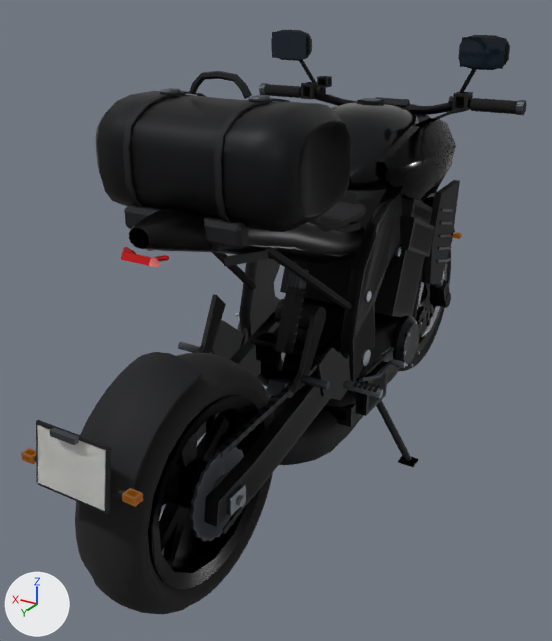
One commit to the glTF model assets/bikes/detail/bike07_mt09_black.glb: the scene before it, then after it.
One viewpoint serves both versions: a camera (50 mm lens) standing at (-0.94, 1.87, 1.34) and looking at (0.09, 0.15, 0.48). The lights are fixed; the arrows at lower left show +X, +Y and +Z. The picture after the commit comes second. Where no turn or scale is listed for an object, it has been applied to the vertices. Vertices at exactly the same position are counted once.

Objects in the first picture: 'body', 'body.001', 'handlebar.001', 'luggage', 'luggage.001', 'wheel_rear', 'wheel_rear.001' and 9 more.
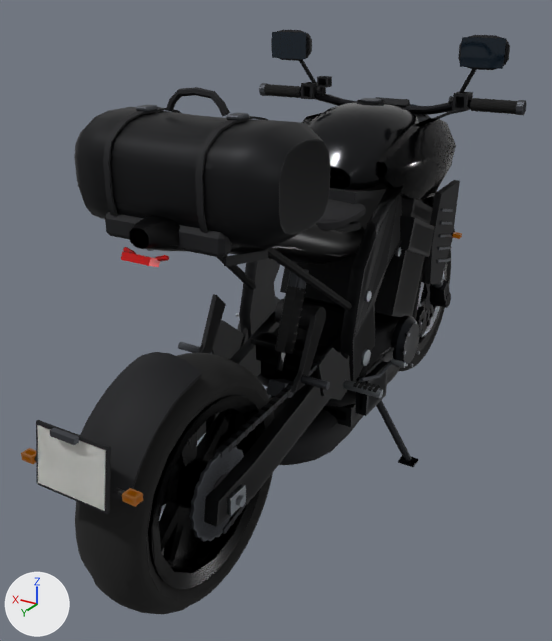
Edits to the bpy script that builds the scene:
```text
Change me_luggage:
    used by ob_luggage; location = (0.0, 0.52, 1.0)
    remove me_luggage.from_pydata(...)  # 50 vertices, 96 faces; spans x -0.25..0.25, y -0.155..0.155, z -0.105..0.136
    add me_luggage.from_pydata(...)  # 50 vertices, 96 faces; spans x -0.25..0.25, y -0.136..0.136, z -0.12..0.111
    me_luggage part 1: the whole mesh is scaled about its middle by (1, 0.874, 0.959), then moved by (0.0, 0.0, -0.02)
Change me_luggage_001:
    used by ob_luggage_001; location = (0.0, 0.52, 1.0)
    remove me_luggage_001.from_pydata(...)  # 574 vertices, 1120 faces; spans x -0.25..0.25, y -0.165..0.165, z -0.125..0.192
    add me_luggage_001.from_pydata(...)  # 574 vertices, 1120 faces; spans x -0.25..0.25, y -0.145..0.145, z -0.125..0.167
    me_luggage_001 part 2: the loose piece of 240 vertices spanning x -0.25..0.25, y -0.159..0.159, z -0.104..0.137 is scaled about its middle by (1, 0.875, 0.96), then moved by (0.0, 0.0, -0.02)
    me_luggage_001 part 3: the loose piece of 80 vertices spanning x -0.113..-0.097, y -0.165..0.165, z -0.11..0.14 is scaled about its middle by (1, 0.878, 0.96), then moved by (0.0, 0.0, -0.02)
    me_luggage_001 part 4: the loose piece of 80 vertices spanning x 0.112..0.128, y -0.165..0.165, z -0.11..0.141 is scaled about its middle by (1, 0.878, 0.959), then moved by (0.0, 0.0, -0.02)
    me_luggage_001 part 5: the loose piece of 42 vertices spanning x -0.077..0.077, y -0.008..0.008, z 0.141..0.192 is moved by (0.0, 0.0, -0.025)
    me_luggage_001 part 6: the loose piece of 24 vertices spanning x -0.15..0.15, y 0.12..0.16, z -0.125..-0.075 is moved by (0.0, -0.02, 0.0)
    me_luggage_001 part 7: the loose piece of 24 vertices spanning x -0.116..-0.086, y -0.013..0.027, z 0.139..0.149 is moved by (0.0, -0.001, -0.025)
    me_luggage_001 part 8: the loose piece of 24 vertices spanning x 0.109..0.139, y -0.013..0.027, z 0.139..0.149 is moved by (0.0, -0.001, -0.025)
    other edits to the shape of me_luggage_001 do not show in these pictures
Change ob_luggage:
    ob_luggage.location: (0.0, 0.52, 1.0) -> (0.0, 0.6, 1.0)
Change ob_luggage_001:
    ob_luggage_001.location: (0.0, 0.52, 1.0) -> (0.0, 0.6, 1.0)
```

Location of each change, [x1, y1, x2, y2] in pixels of the pictures (552 x 641 px; the box of a moved part takes in the faces that stretch with it):
'luggage.001', reshaped, moved: before [96, 71, 351, 249]; after [74, 87, 330, 258]
'luggage', moved, rescaled: before [99, 96, 351, 217]; after [78, 112, 330, 234]
part 2 of me_luggage_001, moved or reshaped: before [96, 91, 351, 232]; after [74, 107, 330, 249]
part 3 of me_luggage_001, moved or reshaped: before [214, 98, 290, 229]; after [195, 116, 268, 233]
part 4 of me_luggage_001, moved or reshaped: before [123, 91, 206, 207]; after [103, 107, 181, 217]
part 5 of me_luggage_001, moved or reshaped: before [189, 71, 252, 99]; after [166, 87, 230, 117]
part 6 of me_luggage_001, moved or reshaped: before [124, 204, 248, 249]; after [105, 212, 231, 258]
part 7 of me_luggage_001, moved or reshaped: before [248, 95, 270, 103]; after [226, 112, 249, 121]
part 8 of me_luggage_001, moved or reshaped: before [160, 88, 181, 95]; after [136, 104, 158, 112]
